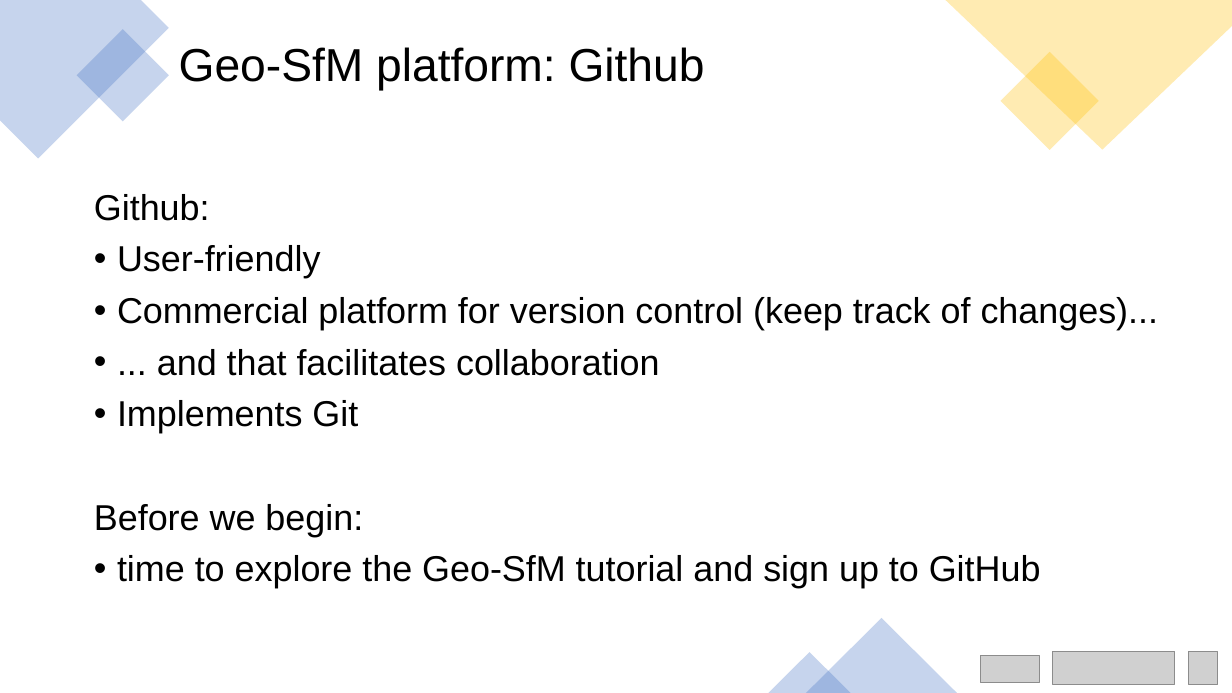
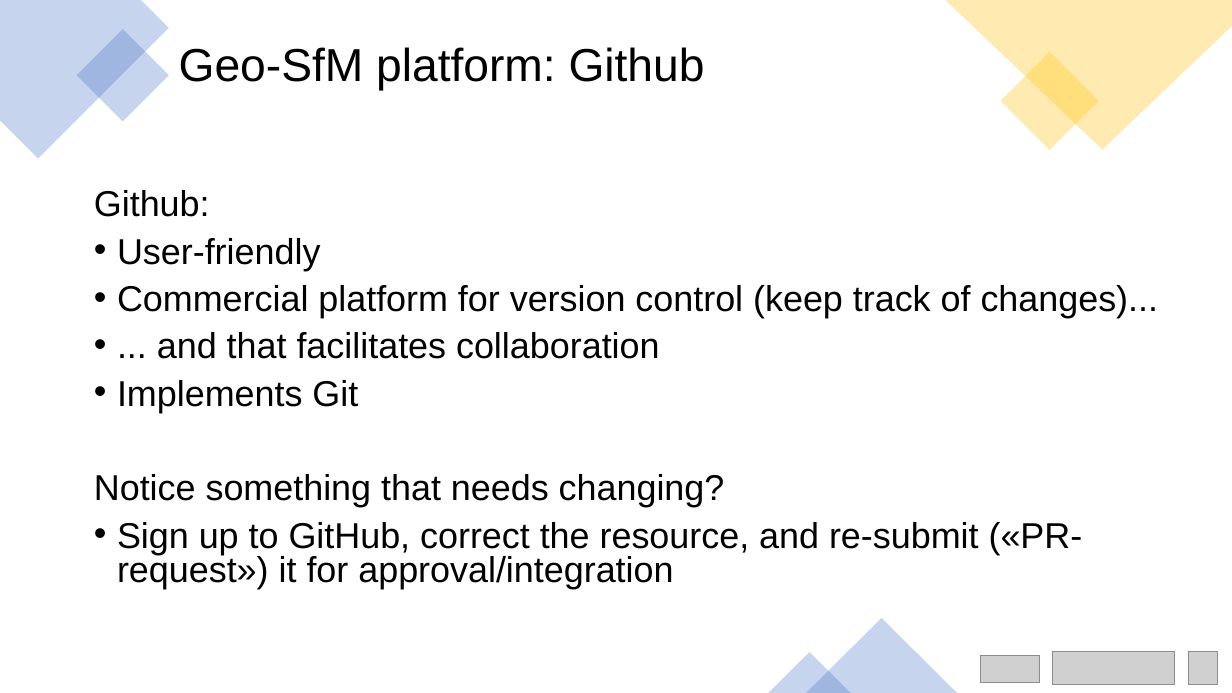
Before and after one commit to UNISvalbard/Geo-SfM, a slide deck: slide 7 of extra/slides/ppt/intro/intro.pptx (slide 9 before the commit). Drawn at 1232x693 pixels with LibreOffice and Linux fonts; fonts in the diff are those of the drawing; grey boxes stand for pictures. Boxes give left, top, right and bottom in pixels: in the first picture for what was removed or moved away, otherwise in the second. Text is boxed around its words. In the diff, an @@ line names an element or a change of style, - is before the commit and + after.

```diff
--- a/extra/slides/ppt/intro/intro.pptx
+++ b/extra/slides/ppt/intro/intro.pptx
@@ text at (94,190,1159,413): line spacing 0.9 to 0.8 @@
@@ text at (94,474,1083,589): text changed @@
-Before we begin:
-• time to explore the Geo-SfM tutorial and sign up to GitHub
+Notice something that needs changing?
+• Sign up to GitHub, correct the resource, and re-submit («PR-request») it for approval/integration
```
Also in this commit, not shown: 5 other slides changed, 2 slides removed, 13 other files.
